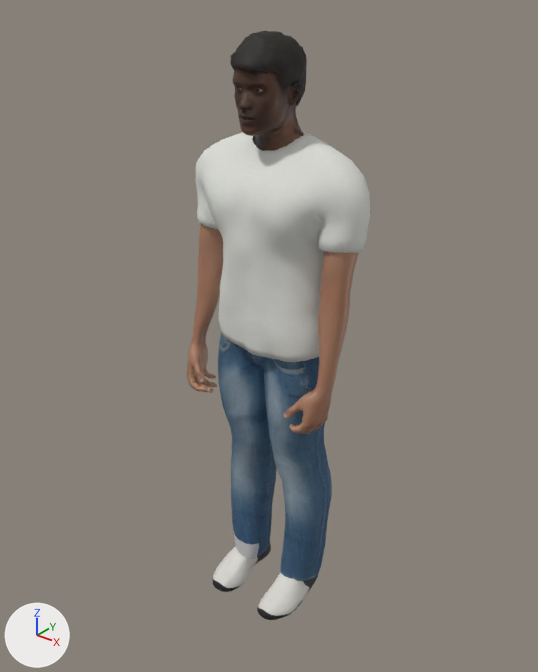
The glTF model art/models/Human/Human.glb, before and after one commit.
One viewpoint serves both versions: a 50 mm camera at (4.31, -5.2, 6.64) aimed at (-0.01, 0.2, 3.29). Lighting does not change. The marker at lower left points along +X, +Y and +Z. The first picture is the older version. Vertices at exactly the same position are counted once.

The older version as bpy lines, for what is in view:
```python
me_body = bpy.data.meshes.new('Body')
me_body.from_pydata(...)  # 4058 vertices, 8072 faces; spans x -0.92..0.92, y -0.27..0.54, z 2.54..4.64
me_body.materials.append(mat_arms)  # picture img_arms
me_body_001 = bpy.data.meshes.new('Body.001')
me_body_001.from_pydata(...)  # 4452 vertices, 8860 faces; spans x -0.546..0.553, y -0.204..0.555, z 5.014..6.146
me_body_001.materials.append(mat_head)  # picture img_head
me_clothes = bpy.data.meshes.new('Clothes')
me_clothes.from_pydata(...)  # 3708 vertices, 7168 faces; spans x -0.99..0.99, y -0.2..0.79, z 0.28..5.33
me_clothes.materials.append(mat_clothes)  # picture img_male_casualsuit06_diffuse
me_hair = bpy.data.meshes.new('Hair')
me_hair.from_pydata(...)  # 1755 vertices, 3344 faces; spans x -0.306..0.294, y -0.207..0.549, z 5.507..6.2
me_hair.materials.append(mat_hair)  # picture img_short02_diffuse
me_shoes = bpy.data.meshes.new('Shoes')
me_shoes.from_pydata(...)  # 1594 vertices, 3064 faces; spans x -0.566..0.574, y -0.374..0.581, z 0.0..0.819
me_shoes.materials.append(mat_shoes)  # picture img_shoes05_diffuse
ob_arms = bpy.data.objects.new('Arms', me_body)
ob_arms.location = (0.0, 0.0, 0.0)
ob_clothes = bpy.data.objects.new('Clothes', me_clothes)
ob_clothes.location = (0.0, 0.0, 0.0)
ob_hair = bpy.data.objects.new('Hair', me_hair)
ob_hair.location = (0.0, 0.0, 0.0)
ob_head = bpy.data.objects.new('Head', me_body_001)
ob_head.location = (0.0, 0.0, 0.0)
ob_shoes = bpy.data.objects.new('Shoes', me_shoes)
ob_shoes.location = (0.0, 0.0, 0.0)
```
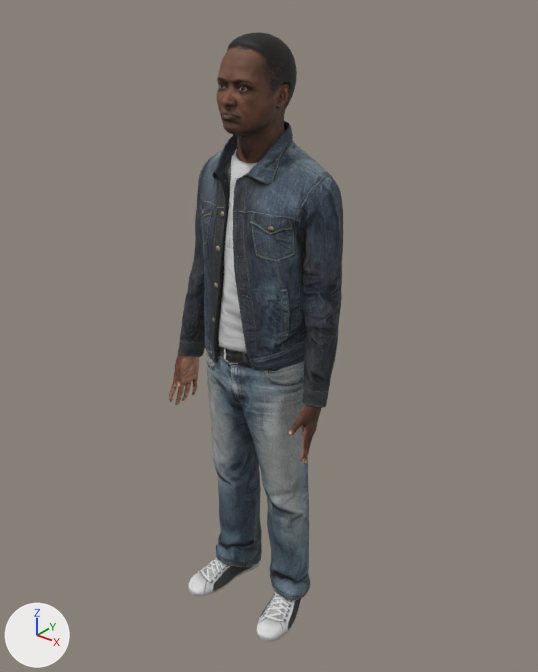
What differs and where, as boxes [x1, y1, x2, y2] in the pictures (538 x 672 px):
'Clothes', deleted
    before: [196, 132, 370, 581]
'BodyUpper', added
    after: [179, 121, 343, 398]
'BodyLower', added
    after: [169, 342, 328, 642]
'Head', reshaped
    before: [232, 68, 304, 151]
    after: [216, 32, 297, 163]
'Arms', deleted (brown)
    before: [187, 224, 358, 434]
'Hair', deleted
    before: [230, 30, 307, 106]
'Shoes', deleted
    before: [213, 542, 318, 620]

Edits to the bpy script that builds the scene:
```text
Add img_body:
    img_body = load_image('Body', '_unpacked/Body', 1024, 1024, 'sRGB')
Add img_body_normal:
    img_body_normal = load_image('Body_Normal', '_unpacked/Body_Normal', 1024, 1024, 'Non-Color')
Add mat_bodyupper:
    mat_bodyupper = bpy.data.materials.new('BodyUpper')
    # uses the picture img_body
    # uses the picture img_body_normal
Add mat_bodylower:
    mat_bodylower = bpy.data.materials.new('BodyLower')
    # uses the picture img_body
    # uses the picture img_body_normal
Change me_body_001:
    used by ob_head; location = (0.0, 0.0, 0.0)
    remove me_body_001.from_pydata(...)  # 4452 vertices, 8860 faces; spans x -0.546..0.553, y -0.204..0.555, z 5.014..6.146
    add me_body_001.from_pydata(...)  # 9143 vertices, 18168 faces; spans x -0.296..0.293, y -0.414..0.41, z 5.129..6.195
    me_body_001 part 1: 4452 vertices removed from x -0.546..0.553, y -0.204..0.555, z 5.014..6.146; 9143 vertices added at x -0.296..0.293, y -0.414..0.41, z 5.129..6.195
Add me_mesh_001:
    me_mesh_001.from_pydata(...)  # 3098 vertices, 6074 faces; spans x -0.93..0.93, y -0.47..0.59, z 3.03..5.44
    me_mesh_001.materials.append(mat_bodyupper)
Add me_mesh_002:
    me_mesh_002.from_pydata(...)  # 8091 vertices, 16090 faces; spans x -0.93..0.93, y -0.61..0.46, z 0.0..3.17
    me_mesh_002.materials.append(mat_bodylower)
Remove ob_arms:
    ob_arms = bpy.data.objects.new('Arms', me_body)
    ob_arms.location = (0.0, 0.0, 0.0)
Remove ob_clothes:
    ob_clothes = bpy.data.objects.new('Clothes', me_clothes)
    ob_clothes.location = (0.0, 0.0, 0.0)
Remove ob_hair:
    ob_hair = bpy.data.objects.new('Hair', me_hair)
    ob_hair.location = (0.0, 0.0, 0.0)
Remove ob_shoes:
    ob_shoes = bpy.data.objects.new('Shoes', me_shoes)
    ob_shoes.location = (0.0, 0.0, 0.0)
Add ob_bodyupper:
    ob_bodyupper = bpy.data.objects.new('BodyUpper', me_mesh_001)
    ob_bodyupper.location = (0.0, 0.0, 0.0)
Add ob_bodylower:
    ob_bodylower = bpy.data.objects.new('BodyLower', me_mesh_002)
    ob_bodylower.location = (0.0, 0.0, 0.0)
```
